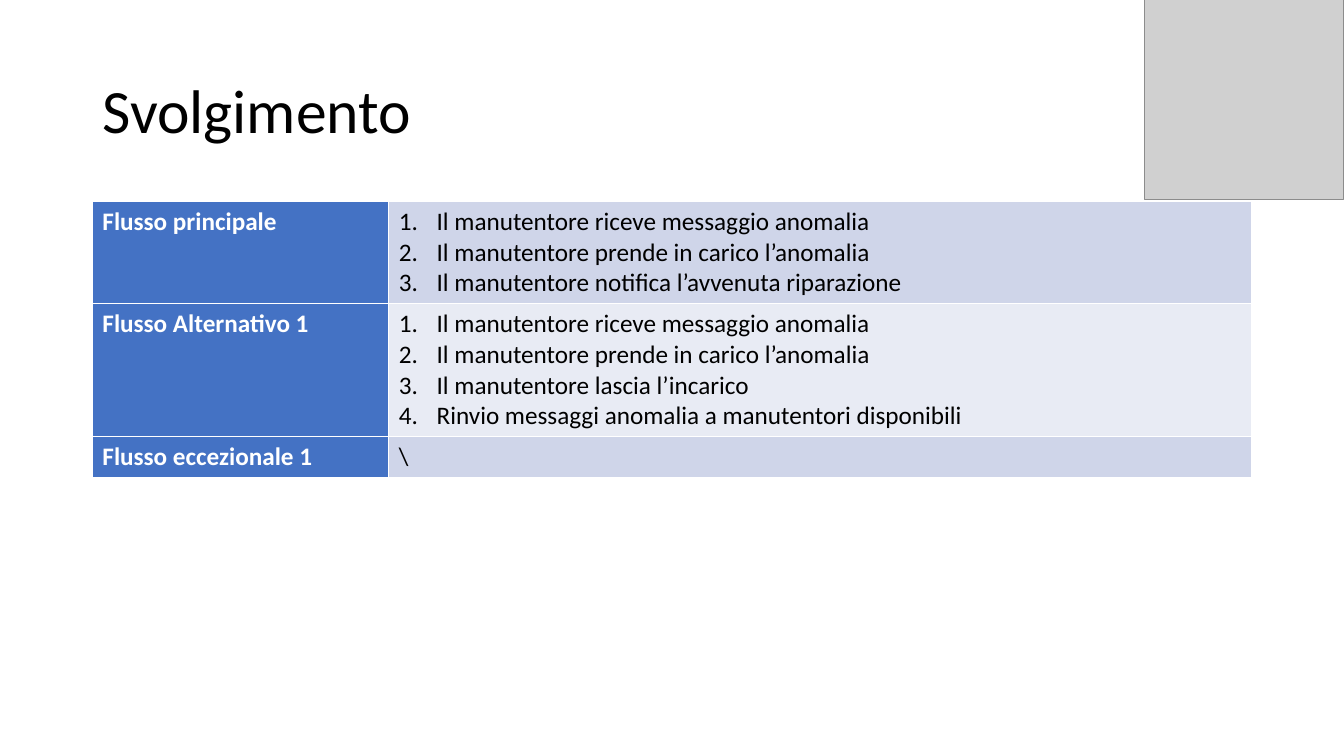
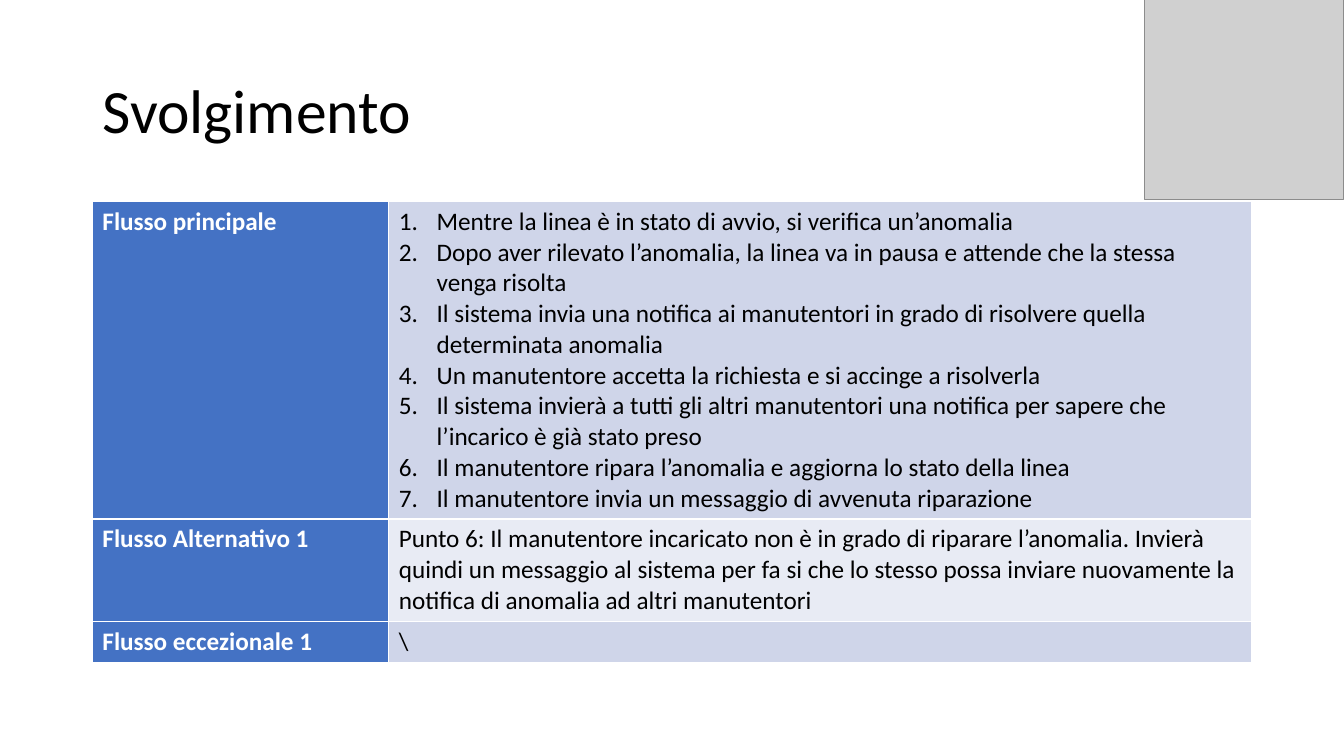
Before and after one commit to itsar19-20/mes, a slide deck: slide 4 of docs/analisi/Notifica_Riparazione.pptx. Drawn at 1344x756 pixels with LibreOffice and Linux fonts; fonts in the diff are those of the drawing; grey boxes stand for pictures. Boxes give left, top, right and bottom in pixels: in the first picture for what was removed or moved away, otherwise in the second. Text is boxed around its words. In the diff, an @@ line names an element or a change of style, - is before the commit and + after.

```diff
--- a/docs/analisi/Notifica_Riparazione.pptx
+++ b/docs/analisi/Notifica_Riparazione.pptx
@@ table at bbox=[93, 202, 1252, 656] @@
-row 1, column 2: Il manutentore riceve messaggio anomalia / Il manutentore prende in carico l’anomalia / Il manutentore notifica l’avvenuta riparazione
+row 1, column 2: Mentre la linea è in stato di avvio, si verifica un’anomalia / Dopo aver rilevato l’anomalia, la linea va in pausa e attende che la stessa venga risolta / Il sistema invia una notifica ai manutentori in grado di risolvere quella determinata anomalia / Un manutentore accetta la richiesta e si accinge a risolverla / Il sistema invierà a tutti gli altri manutentori una notifica per sapere che l’incarico è già stato preso / Il manutentore ripara l’anomalia e aggiorna lo stato della linea / Il manutentore invia un messaggio di avvenuta riparazione
-row 2, column 2: Il manutentore riceve messaggio anomalia / Il manutentore prende in carico l’anomalia / Il manutentore lascia l’incarico / Rinvio messaggi anomalia a manutentori disponibili
+row 2, column 2: Punto 6: Il manutentore incaricato non è in grado di riparare l’anomalia. Invierà quindi un messaggio al sistema per fa si che lo stesso possa inviare nuovamente la notifica di anomalia ad altri manutentori
```
Also in this commit, not shown: 1 other slide changed, 1 other file.
